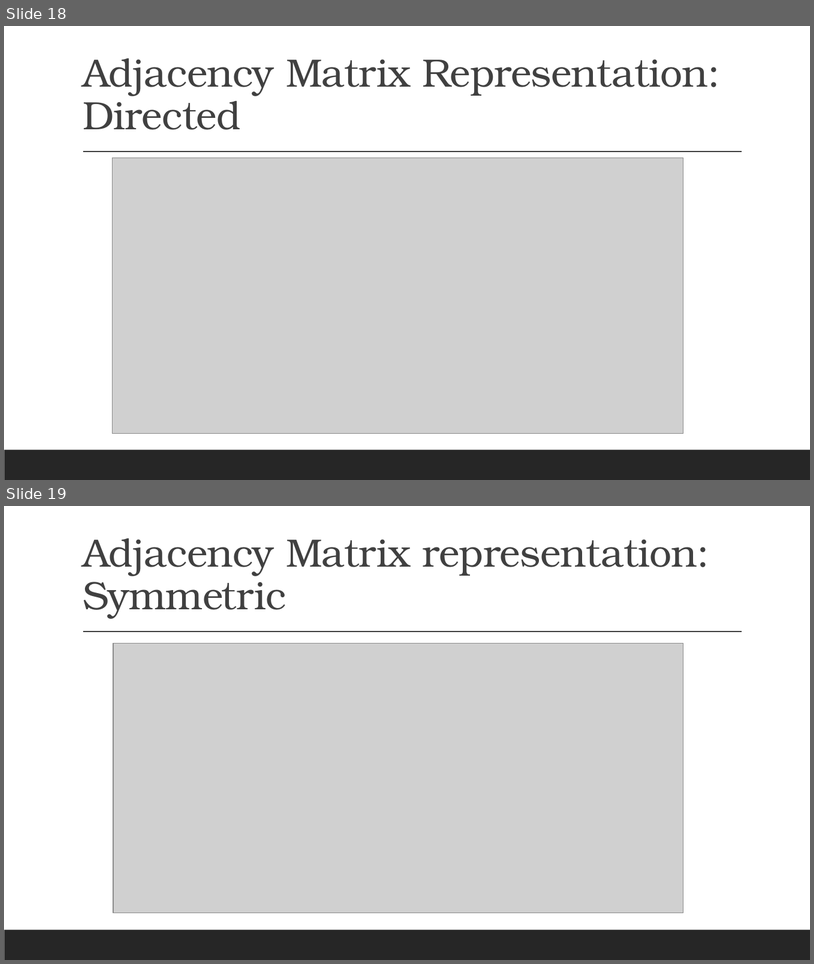
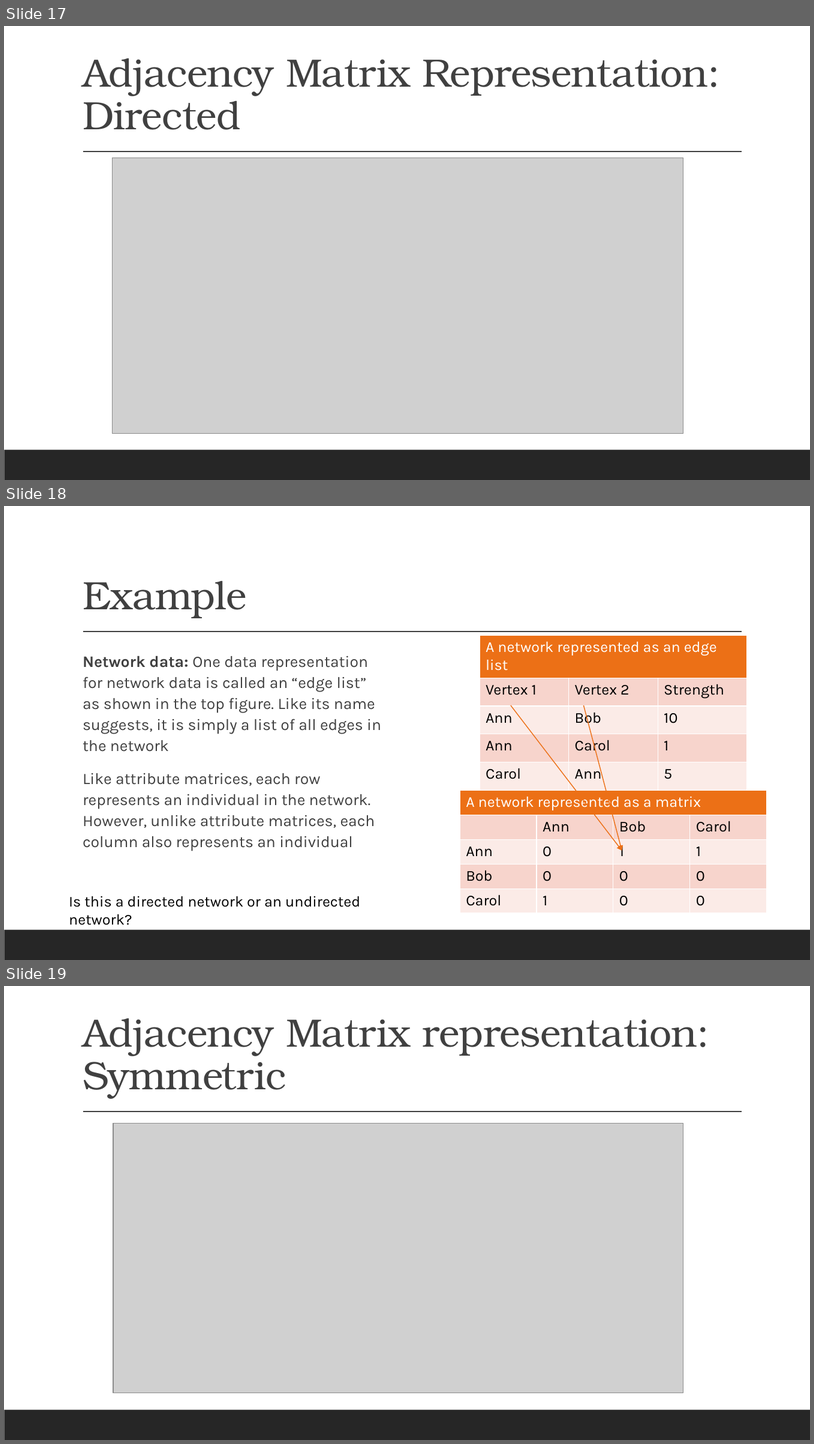
Before and after one commit to elisegia/COC, a slide deck: Day 3.pptx. Shown one above the other, each under a label of ours: slides 18 and 19 before the commit, slides 17, 18 and 19 after it. The pictures are 814x964 and 814x1444 pixels, drawn with LibreOffice and Linux fonts; fonts in the diff are those of the drawing; grey boxes stand for pictures. Boxes give left, top, right and bottom in pixels: in the first picture for what was removed or moved away, otherwise in the second. Text is boxed around its words. In the diff, an @@ line names an element or a change of style, - is before the commit and + after.

```diff
--- a/Day 3.pptx
+++ b/Day 3.pptx
@@ slide 18 added at (4,506,810,960), background #FFFFFF; not listed: 2 template elements that a slide beside it also shows @@
@@ title added at (83,581,247,618), 47 pt, text #404040 @@
+Example
@@ table added at (480,636,672,776), 5 rows, 2 columns @@
+A network represented as an edge list | 
+Vertex 1 | Vertex 2
+Ann | Bob
+Ann | Carol
+Carol | Ann
@@ table added at (480,636,747,858), 5 rows, 3 columns @@
+A network represented as an edge list |  | 
+Vertex 1 | Vertex 2 | Strength
+Ann | Bob | 10
+Ann | Carol | 1
+Carol | Ann | 5
@@ text added at (83,655,381,851), 19 pt, text #404040 @@
+  Network data: One data representation for network data is called an “edge list” as shown in the top figure. Like its name suggests, it is simply a list of all edges in the network
+  Like attribute matrices, each row represents an individual in the network. However, unlike attribute matrices, each column also represents an individual
@@ arrow added from (511, 705) to (622, 850), #EC7016 1 pt @@
@@ arrow added from (584, 705) to (622, 850), #EC7016 1 pt @@
@@ table added at (460,790,767,913), 5 rows, 4 columns @@
+A network represented as a matrix |  |  | 
+ | Ann | Bob | Carol
+Ann | 0 | 1 | 1
+Bob | 0 | 0 | 0
+Carol | 1 | 0 | 0
@@ text added at (69,895,360,925), 18 pt, text #000000 @@
+Is this a directed network or an undirected network?
@@ what was slide 18 is now slide 17 @@
```
Also in this commit, not shown: 2 slides changed, 4 other slides added, 2 slides removed, 2 other files.
